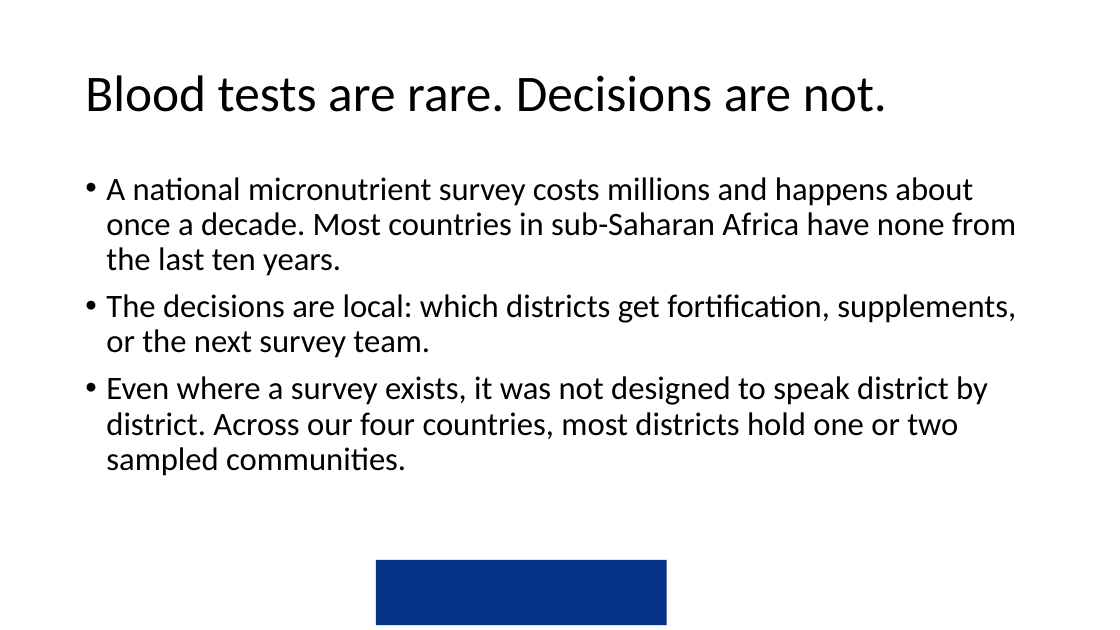
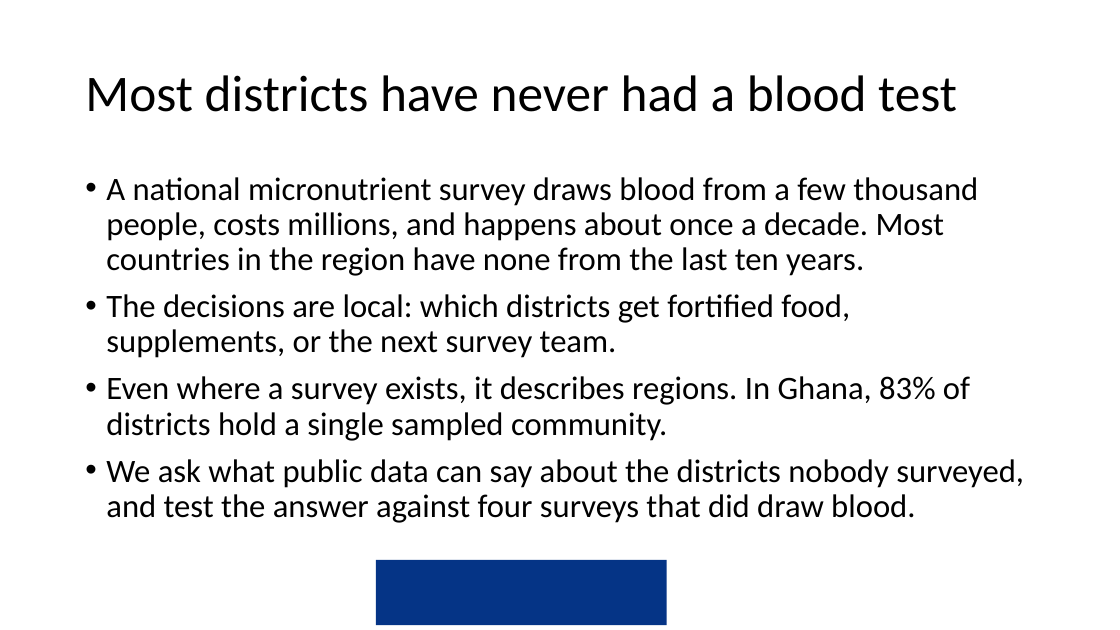
Before and after one commit to amertens/mn-prediction, a slide deck: slide 2 of docs/slides/MN-proxy-policy-deck-2026-09.pptx. Drawn at 1120x630 pixels with LibreOffice and Linux fonts; fonts in the diff are those of the drawing; background and template pictures are left out. Boxes give left, top, right and bottom in pixels: in the first picture for what was removed or moved away, otherwise in the second. Text is boxed around its words. In the diff, an @@ line names an element or a change of style, - is before the commit and + after.

```diff
--- a/docs/slides/MN-proxy-policy-deck-2026-09.pptx
+++ b/docs/slides/MN-proxy-policy-deck-2026-09.pptx
@@ title at (85,75,957,112): text changed @@
-Blood tests are rare. Decisions are not.
+Most districts have never had a blood test
@@ text at (106,177,1024,523): text changed @@
-• A national micronutrient survey costs millions and happens about once a decade. Most countries in sub-Saharan Africa have none from the last ten years.
-• The decisions are local: which districts get fortification, supplements, or the next survey team.
-• Even where a survey exists, it was not designed to speak district by district. Across our four countries, most districts hold one or two sampled communities.
+• A national micronutrient survey draws blood from a few thousand people, costs millions, and happens about once a decade. Most countries in the region have none from the last ten years.
+• The decisions are local: which districts get fortified food, supplements, or the next survey team.
+• Even where a survey exists, it describes regions. In Ghana, 83% of districts hold a single sampled community.
+• We ask what public data can say about the districts nobody surveyed, and test the answer against four surveys that did draw blood.
```
Also in this commit, not shown: 4 other slides changed, 6 slides added, 1 slide removed, 5 other files.
